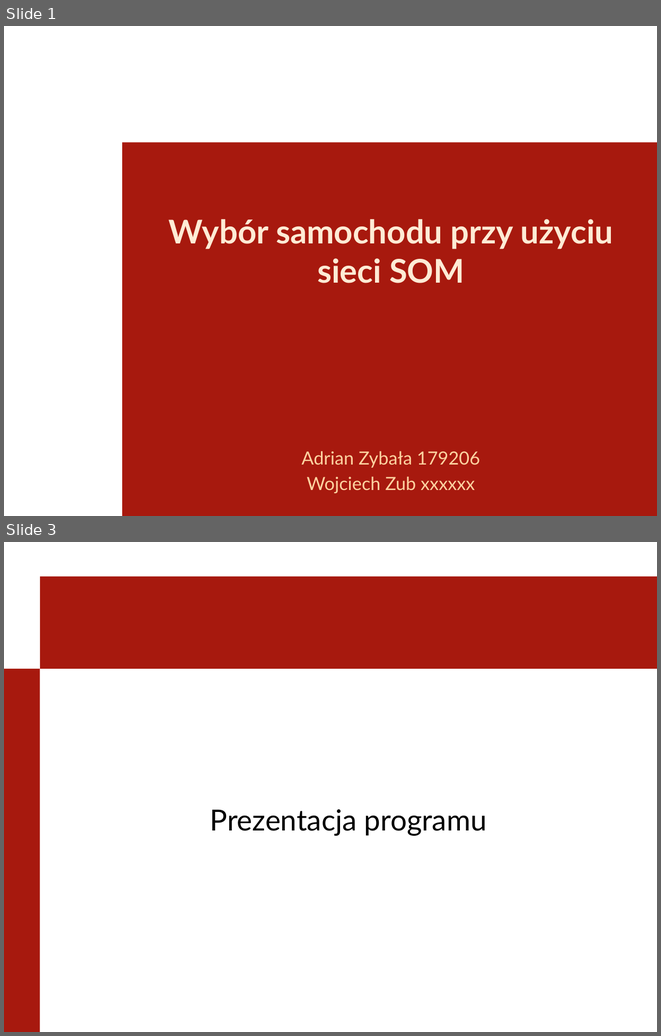
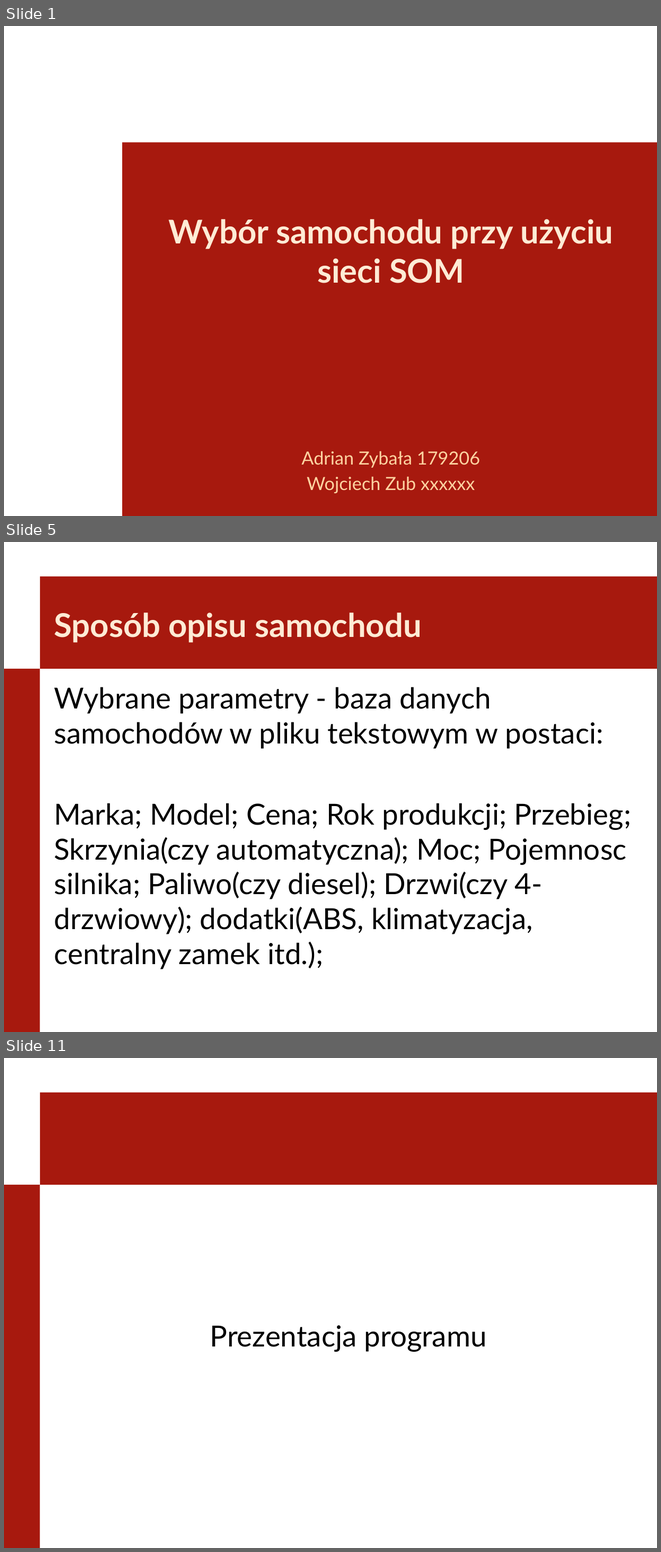
Before and after one commit to lastverb/SWDSOM, a slide deck: Prezentacja.pptx. Shown one above the other, each under a label of ours: slides 1 and 3 before the commit, slides 1, 5 and 11 after it; the slides between them are not shown. The pictures are 661x1036 and 661x1552 pixels, drawn with LibreOffice and Linux fonts; fonts in the diff are those of the drawing; background and template pictures are left out. Boxes give left, top, right and bottom in pixels: in the first picture for what was removed or moved away, otherwise in the second. Text is boxed around its words. In the diff, an @@ line names an element or a change of style, - is before the commit and + after.

```diff
--- a/Prezentacja.pptx
+++ b/Prezentacja.pptx
@@ slide 5 added at [4, 542, 657, 1032], background #FFFFFF; not listed: 2 template elements that a slide beside it also shows @@
@@ title added at [54, 612, 422, 643], 36 pt, text #FFEBD5, bold @@
+Sposób opisu samochodu
@@ text added at [54, 687, 631, 969], 32 pt, text #000000 @@
+Wybrane parametry - baza danych samochodów w pliku tekstowym w postaci:
+Marka; Model; Cena; Rok produkcji; Przebieg; Skrzynia(czy automatyczna); Moc; Pojemnosc silnika; Paliwo(czy diesel); Drzwi(czy 4-drzwiowy); dodatki(ABS, klimatyzacja, centralny zamek itd.);
@@ what was slide 3 is now slide 11 @@
```
Also in this commit, not shown: 1 slide changed, 8 other slides added, 1 other file.
